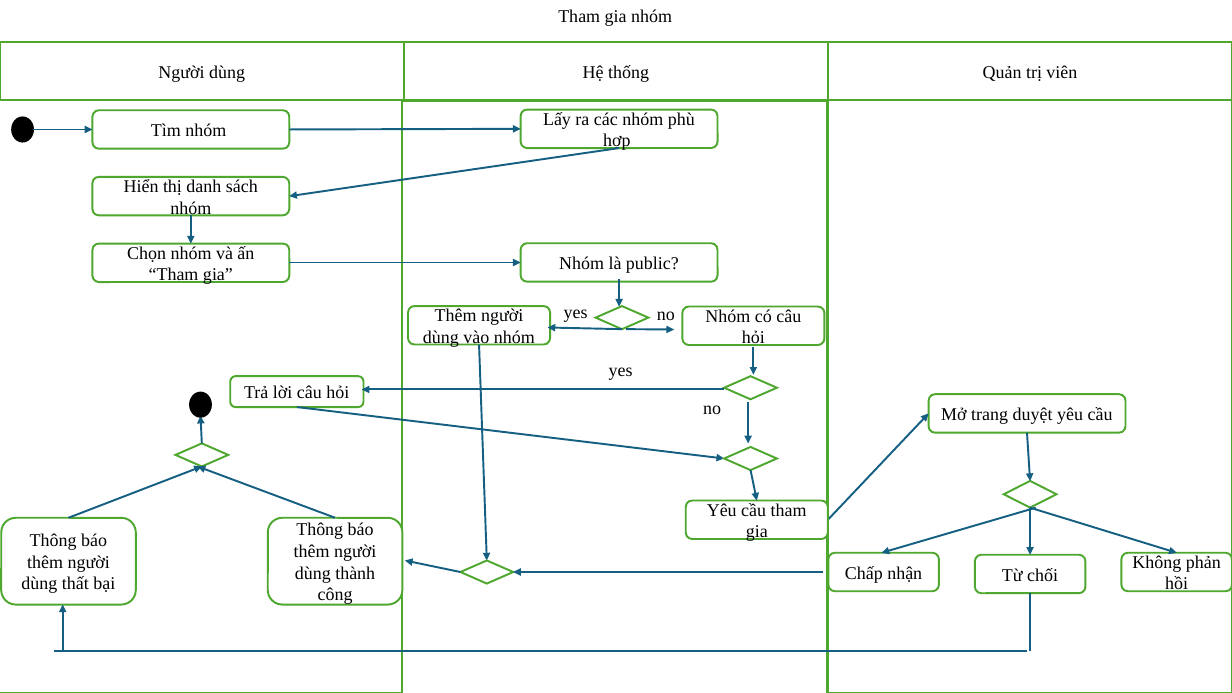
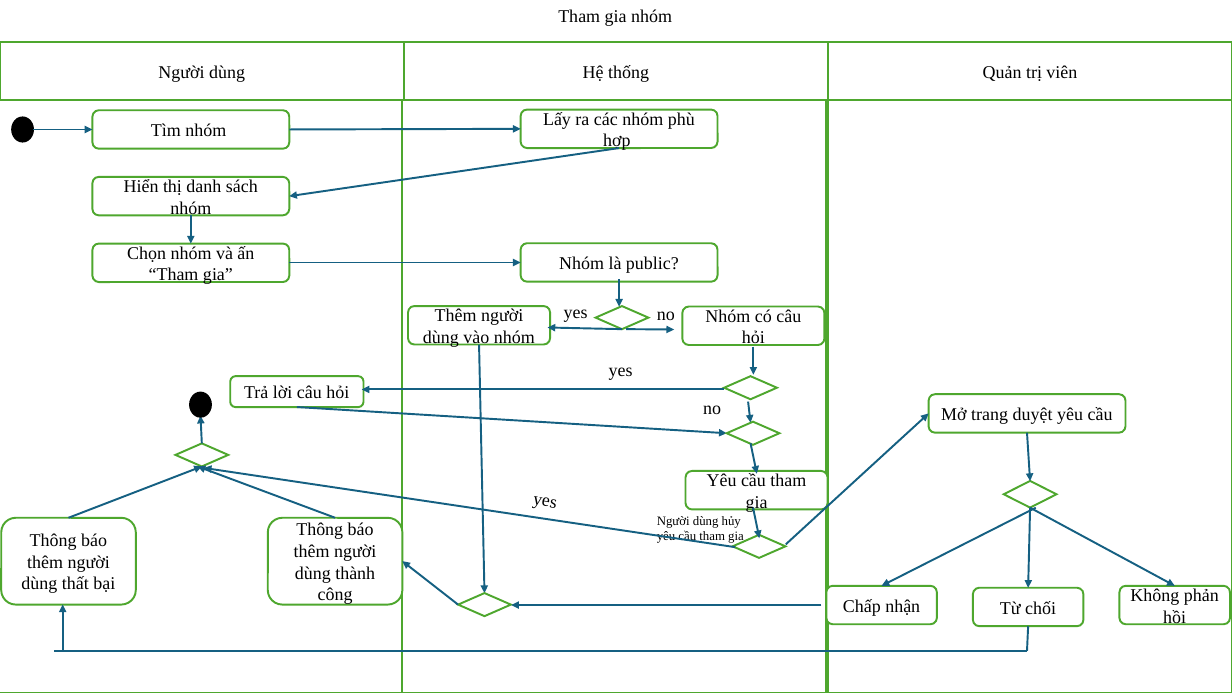
Before and after one commit to nguyenngoctung75/IT3120-PTTKHT, a slide deck: slide 1 of Activity Diagram/AD_group.pptx. Drawn at 1232x693 pixels with LibreOffice and Linux fonts; fonts in the diff are those of the drawing. Boxes give left, top, right and bottom in pixels: in the first picture for what was removed or moved away, otherwise in the second. Text is boxed around its words. In the diff, an @@ line names an element or a change of style, - is before the commit and + after.

```diff
--- a/Activity Diagram/AD_group.pptx
+++ b/Activity Diagram/AD_group.pptx
@@ arrow moved from (480, 345) - (487, 561) to (480, 345) - (484, 593) @@
@@ arrow moved from (297, 408) - (725, 458) to (297, 408) - (726, 433) @@
@@ arrow moved from (749, 402) - (749, 444) to (749, 402) - (750, 422) @@
@@ arrow moved from (828, 520) - (929, 414) to (786, 544) - (929, 414) @@
@@ diamond: place and size @@
-diamond at (725,447,777,470)
+diamond at (726,421,779,445)
@@ arrow moved from (750, 470) - (757, 501) to (750, 444) - (757, 474) @@
@@ arrow added from (736, 547) to (204, 468), #156082 1.5 pt @@
@@ rounded rectangle "Yêu cầu tham gia": place and size @@
-rounded rectangle "Yêu cầu tham gia" at (686,501,828,540)
+rounded rectangle "Yêu cầu tham gia" at (686,471,828,510)
@@ text added at (522,481,586,523), 14 pt, text #000000 @@
+yes
@@ arrow added from (753, 507) to (760, 538), #156082 1.5 pt @@
@@ arrow moved from (1036, 507) - (882, 553) to (1036, 507) - (882, 586) @@
@@ arrow moved from (1031, 507) - (1031, 555) to (1031, 507) - (1029, 588) @@
@@ arrow moved from (1031, 507) - (1177, 553) to (1031, 507) - (1175, 586) @@
@@ text added at (657,516,744,543), 10 pt, text #000000 @@
+Người dùng hủy yêu cầu tham gia
@@ diamond added at (733,535,786,558), fill #FFFFFF, outline #4EA72E 1.5 pt @@
@@ arrow moved from (460, 572) - (405, 561) to (458, 604) - (403, 561) @@
@@ diamond: place and size @@
-diamond at (460,561,513,584)
+diamond at (458,593,511,616)
@@ 3 rounded rectangles, 1 arrow: place and size @@
-3 rounded rectangles, 1 arrow at (513,553,1232,593)
+3 rounded rectangles, 1 arrow at (511,586,1231,627)
@@ line moved from (1031, 593) - (1031, 651) to (1029, 627) - (1028, 651) @@
```
Also in this commit, not shown: 18 other files.
